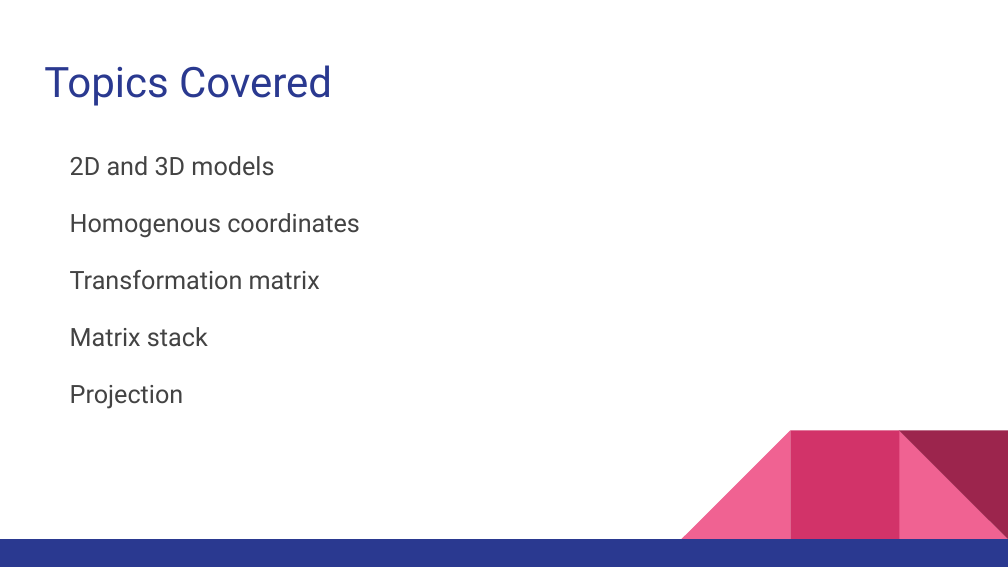
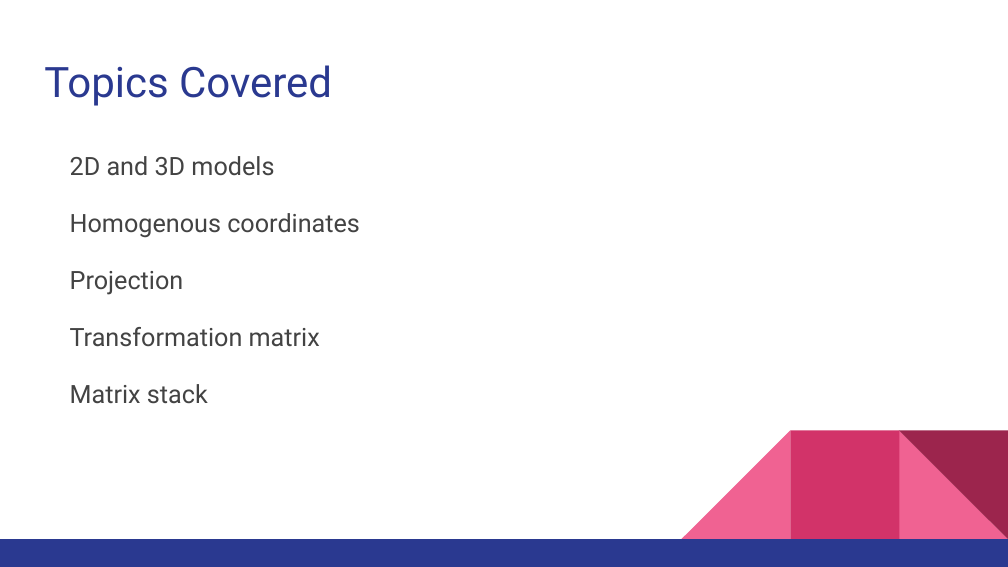
Before and after one commit to CodeChix-OpenSource/CodeChix-Technical-Curriculums, a slide deck: slide 4 of VMware-CodeHouse/PixieGo/FinalPreso/Presentation.pptx. Drawn at 1008x567 pixels with LibreOffice and Linux fonts; fonts in the diff are those of the drawing. Boxes give left, top, right and bottom in pixels: in the first picture for what was removed or moved away, otherwise in the second. Text is boxed around its words. In the diff, an @@ line names an element or a change of style, - is before the commit and + after.

```diff
--- a/VMware-CodeHouse/PixieGo/FinalPreso/Presentation.pptx
+++ b/VMware-CodeHouse/PixieGo/FinalPreso/Presentation.pptx
@@ text at bbox=[70, 271, 184, 295]: paragraph added @@
+Projection
@@ text at bbox=[70, 385, 184, 409]: paragraph removed @@
-Projection
```
Also in this commit, not shown: 1 other slide changed, 18 other files.
